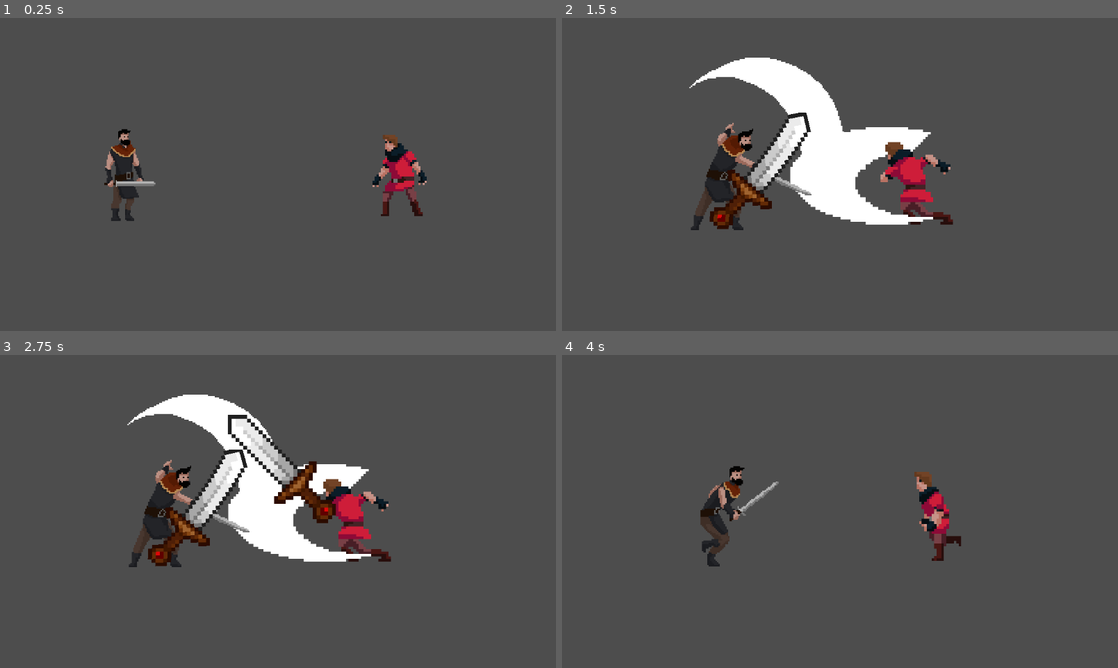
Above: before the commit, frames 1-4 (two rows, left to right).
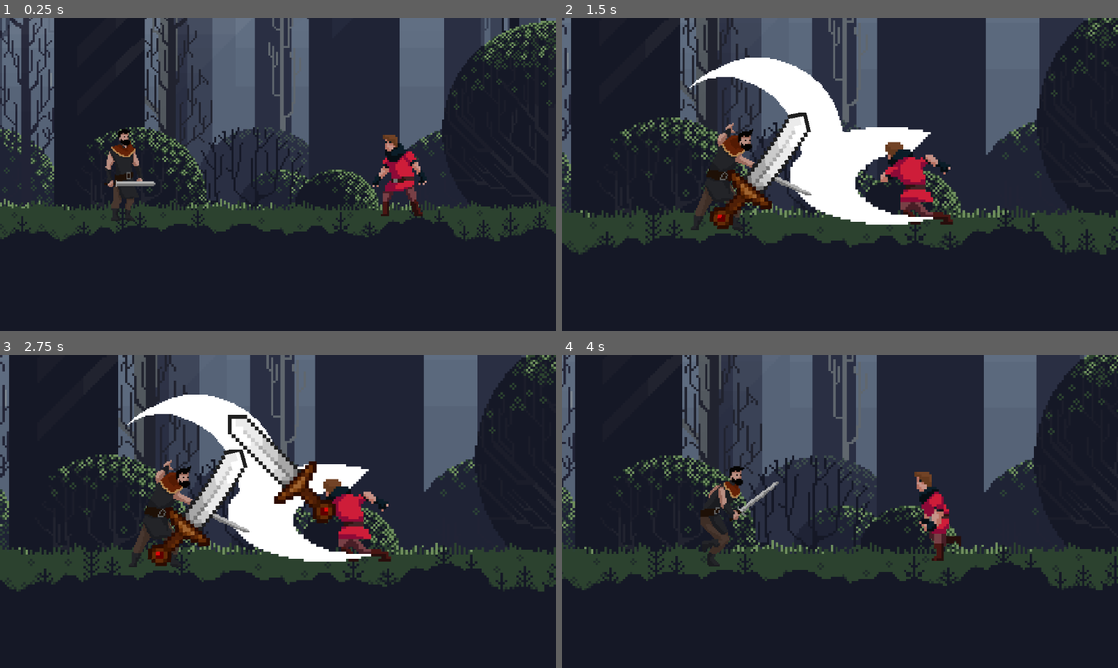
Above: after the commit, the same moments.

Repository: milana-94888u/you_are_a_weapon_now
Game: Godot game, scene res://src/arena/arena.tscn
Two runs of this game, one before a commit and one after it. Both use one fixed random seed, a clock stepped at 60 frames per second and the inputs below.
Inputs:
- Up to frame 1 (0.25 s): no input
- Up to frame 2 (1.5 s): tap Enter (ui_accept) at 0.5, 0.77 s
- Up to frame 3 (2.75 s): tap Enter (ui_accept) at 1.52, 2 s
- Up to frame 4 (4 s): tap Enter (ui_accept) at 2.75, 3.02, 3.5, 3.77 s

The runs differ from the first frame. In frame 1, 94% of the frame differs, in the area x 0-100%, y 0-100%; in frame 2, 86%; in frame 3, 86%; in frame 4, 95%.

Commit message:
add background

Diff:
--- a/src/arena/arena.tscn
+++ b/src/arena/arena.tscn
@@ -1,7 +1,8 @@
-[gd_scene load_steps=10 format=3 uid="uid://d322xeupi10si"]
+[gd_scene load_steps=11 format=3 uid="uid://d322xeupi10si"]
 
 [ext_resource type="PackedScene" uid="uid://cmp6m1nc6opsf" path="res://src/player/player.tscn" id="1_01btu"]
 [ext_resource type="Script" path="res://src/arena/arena.gd" id="1_472gy"]
+[ext_resource type="Texture2D" uid="uid://1gw0pmyqnt6r" path="res://assets/sprites/bg/Background.png" id="2_s6ask"]
 [ext_resource type="PackedScene" uid="uid://gwfmayosae1r" path="res://src/enemy/enemy.tscn" id="3_ujowl"]
 
 [sub_resource type="Animation" id="Animation_q02qm"]
@@ -500,6 +501,12 @@
 [node name="Arena" type="Node2D"]
 script = ExtResource("1_472gy")
 
+[node name="Background" type="Sprite2D" parent="."]
+texture_filter = 1
+position = Vector2(600, -932)
+scale = Vector2(4, 4)
+texture = ExtResource("2_s6ask")
+
 [node name="Enemy" parent="." instance=ExtResource("3_ujowl")]
 position = Vector2(504, 0)
 animation = &"idle"
Binary file added: assets/sprites/bg/Background.png
Not shown, added: assets/sprites/bg/Background.png.import
Not shown, added: assets/sprites/bg/source.txt
